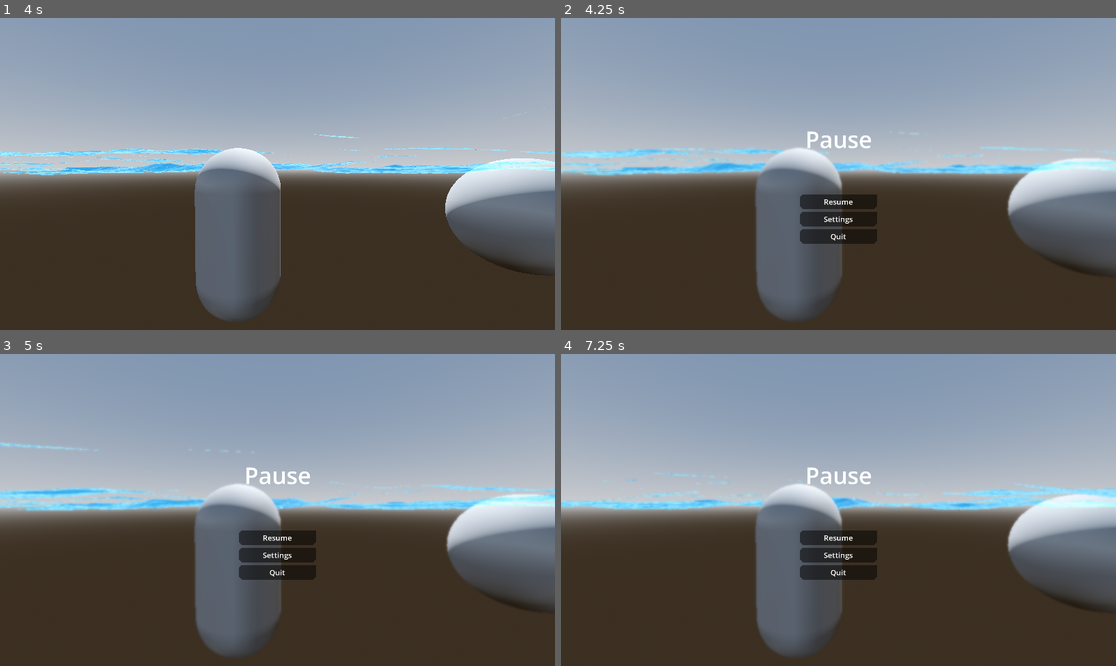
Above: before the commit, frames 1-4 (two rows, left to right).
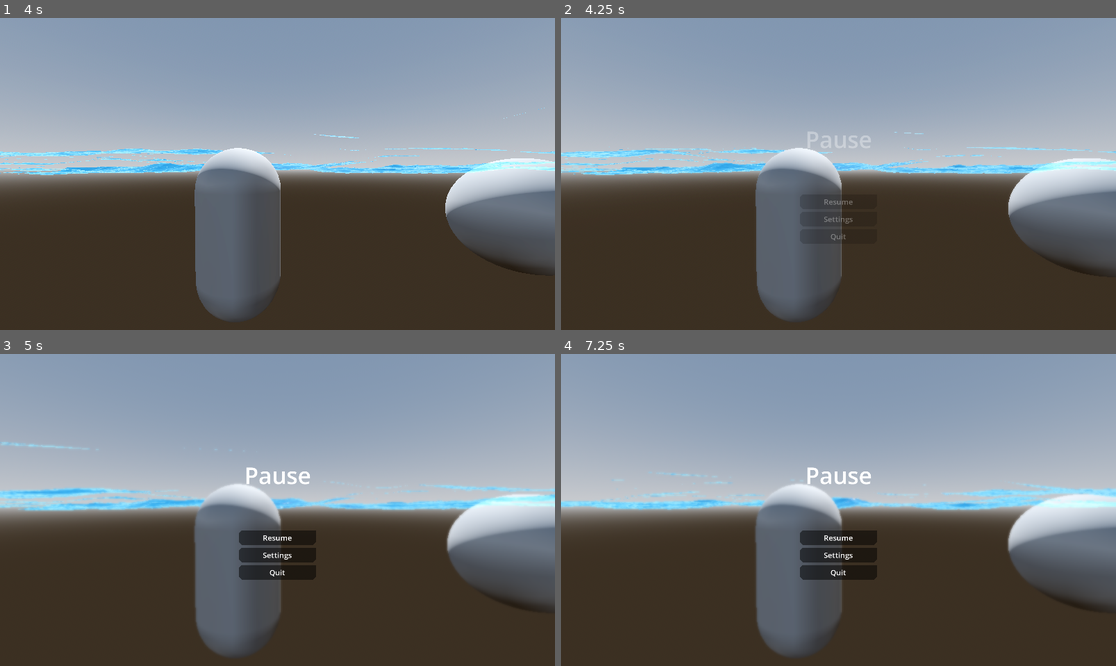
Above: after the commit, the same moments.

Repository: Mich-Dich/water_world_game
Game: Godot game, scene res://scene/000.tscn
The game is run twice, just before and just after one commit, with the same random seed, the same clock (stepped at 60 frames per second) and the same inputs.
Inputs (mouse positions are in pixels of both pictures, inside the frame that each line leads up to):
- Up to frame 1 (4 s): move the mouse to (305, 174) at 0.52 s; hold W (move_forward) from 0.53 s (still down); move the mouse to (249, 174) at 1.27 s; move the mouse to (288, 167) at 2.02 s; move the mouse to (271, 180) at 2.77 s; move the mouse to (316, 177) at 3.52 s
- Up to frame 2 (4.25 s): keep holding W (move_forward); tap Escape (escape) at 4.15 s
- Up to frame 3 (5 s): move the mouse to (111, 463) at 4.27 s; release W (move_forward) at 4.28 s; hold A (move_left) from 4.28 s (still down)
- Up to frame 4 (7.25 s): move the mouse to (866, 510) at 5.02 s; release A (move_left) at 5.03 s; hold S (move_back) 5.03-5.78 s; move the mouse to (755, 432) at 5.77 s; hold D (move_right) 5.78-6.53 s; move the mouse to (960, 494) at 6.52 s; hold W (move_forward) from 6.53 s (still down)

Frame 1 is identical in both runs. In frame 2, 1.9% of the frame differs, in the area x 0-100%, y 36-83%; in frame 3, less than 0.1%; in frame 4, less than 0.1%.

Commit message:
fix pause menu fadein

Diff:
--- a/scene/menu/pause.gd
+++ b/scene/menu/pause.gd
@@ -7,8 +7,10 @@
 # Called when the node enters the scene tree for the first time.
 func _ready() -> void:
 	process_mode = PROCESS_MODE_WHEN_PAUSED
+	animator.process_mode = PROCESS_MODE_WHEN_PAUSED
 	bu_resume.pressed.connect(resume)
 	bu_quit.pressed.connect(get_tree().quit)
+	animator.animation_started.connect(func(name): print("Animation started: ", name))
 
 
 # Called every frame. 'delta' is the elapsed time since the previous frame.
@@ -25,8 +27,18 @@
 
 
 func pause():
+	self.show()
 	animator.play("show")
-	self.show()
-	get_tree().paused = true;
+
+	# Debug: print the animation position over time
+	for i in range(10):
+		await get_tree().process_frame
+		print("Animation time: ", animator.current_animation_position)
+		if i == 0:
+			get_tree().paused = true   # pause after first frame
+			break
+
+	await get_tree().process_frame   # Wait one frame so the animation can start
+	get_tree().paused = true
 	Input.set_mouse_mode(Input.MOUSE_MODE_VISIBLE)
 	print("Pausing Game")
--- a/scene/menu/pause.tscn
+++ b/scene/menu/pause.tscn
@@ -16,36 +16,36 @@
 
 [sub_resource type="StyleBoxEmpty" id="StyleBoxEmpty_06t71"]
 
-[sub_resource type="Animation" id="Animation_6k3ii"]
+[sub_resource type="Animation" id="Animation_rruo0"]
 length = 0.001
 tracks/0/type = "value"
 tracks/0/imported = false
 tracks/0/enabled = true
-tracks/0/path = NodePath("ColorRect/Label:modulate")
+tracks/0/path = NodePath("Label:modulate")
 tracks/0/interp = 1
 tracks/0/loop_wrap = true
 tracks/0/keys = {
 "times": PackedFloat32Array(0),
 "transitions": PackedFloat32Array(1),
 "update": 0,
-"values": [Color(1, 1, 1, 1)]
+"values": [Color(1, 1, 1, 0)]
 }
 tracks/1/type = "value"
 tracks/1/imported = false
 tracks/1/enabled = true
-tracks/1/path = NodePath("ColorRect/VBoxContainer:modulate")
+tracks/1/path = NodePath("VBoxContainer:modulate")
 tracks/1/interp = 1
 tracks/1/loop_wrap = true
 tracks/1/keys = {
 "times": PackedFloat32Array(0),
 "transitions": PackedFloat32Array(1),
 "update": 0,
-"values": [Color(1, 1, 1, 1)]
+"values": [Color(1, 1, 1, 0)]
 }
 tracks/2/type = "value"
 tracks/2/imported = false
 tracks/2/enabled = true
-tracks/2/path = NodePath("ColorRect:material:shader_parameter/lod")
+tracks/2/path = NodePath(".:material:shader_parameter/lod")
 tracks/2/interp = 1
 tracks/2/loop_wrap = true
 tracks/2/keys = {
@@ -55,25 +55,24 @@
 "values": [0.800000038]
 }
 
-[sub_resource type="Animation" id="Animation_rruo0"]
+[sub_resource type="Animation" id="Animation_1qm2k"]
 resource_name = "hide"
-length = 0.001
 tracks/0/type = "value"
 tracks/0/imported = false
 tracks/0/enabled = true
-tracks/0/path = NodePath("ColorRect:material:shader_parameter/lod")
+tracks/0/path = NodePath("VBoxContainer:modulate")
 tracks/0/interp = 1
 tracks/0/loop_wrap = true
 tracks/0/keys = {
 "times": PackedFloat32Array(0),
 "transitions": PackedFloat32Array(1),
 "update": 0,
-"values": [0.0]
+"values": [Color(1, 1, 1, 0)]
 }
 tracks/1/type = "value"
 tracks/1/imported = false
 tracks/1/enabled = true
-tracks/1/path = NodePath("ColorRect/VBoxContainer:modulate")
+tracks/1/path = NodePath("Label:modulate")
 tracks/1/interp = 1
 tracks/1/loop_wrap = true
 tracks/1/keys = {
@@ -85,27 +84,27 @@
 tracks/2/type = "value"
 tracks/2/imported = false
 tracks/2/enabled = true
-tracks/2/path = NodePath("ColorRect/Label:modulate")
+tracks/2/path = NodePath(".:material:shader_parameter/lod")
 tracks/2/interp = 1
 tracks/2/loop_wrap = true
 tracks/2/keys = {
 "times": PackedFloat32Array(0),
 "transitions": PackedFloat32Array(1),
 "update": 0,
-"values": [Color(1, 1, 1, 0)]
-}
-
-[sub_resource type="Animation" id="Animation_1qm2k"]
+"values": [0.0]
+}
+
+[sub_resource type="Animation" id="Animation_6k3ii"]
 resource_name = "show"
 length = 0.2
 tracks/0/type = "value"
 tracks/0/imported = false
 tracks/0/enabled = true
-tracks/0/path = NodePath("ColorRect/Label:modulate")
+tracks/0/path = NodePath("Label:modulate")
 tracks/0/interp = 1
 tracks/0/loop_wrap = true
 tracks/0/keys = {
-"times": PackedFloat32Array(0, 0.2),
+"times": PackedFloat32Array(0, 0.19999999),
 "transitions": PackedFloat32Array(1, 1),
 "update": 0,
 "values": [Color(1, 1, 1, 0), Color(1, 1, 1, 1)]
@@ -113,11 +112,11 @@
 tracks/1/type = "value"
 tracks/1/imported = false
 tracks/1/enabled = true
-tracks/1/path = NodePath("ColorRect/VBoxContainer:modulate")
+tracks/1/path = NodePath("VBoxContainer:modulate")
 tracks/1/interp = 1
 tracks/1/loop_wrap = true
 tracks/1/keys = {
-"times": PackedFloat32Array(0, 0.2),
+"times": PackedFloat32Array(0, 0.19999999),
 "transitions": PackedFloat32Array(1, 1),
 "update": 0,
 "values": [Color(1, 1, 1, 0), Color(1, 1, 1, 1)]
@@ -125,7 +124,7 @@
 tracks/2/type = "value"
 tracks/2/imported = false
 tracks/2/enabled = true
-tracks/2/path = NodePath("ColorRect:material:shader_parameter/lod")
+tracks/2/path = NodePath(".:material:shader_parameter/lod")
 tracks/2/interp = 1
 tracks/2/loop_wrap = true
 tracks/2/keys = {
@@ -135,11 +134,11 @@
 "values": [0.0, 0.800000038]
 }
 
-[sub_resource type="AnimationLibrary" id="AnimationLibrary_e8k4d"]
+[sub_resource type="AnimationLibrary" id="AnimationLibrary_rruo0"]
 _data = {
-&"RESET": SubResource("Animation_6k3ii"),
-&"hide": SubResource("Animation_rruo0"),
-&"show": SubResource("Animation_1qm2k")
+&"RESET": SubResource("Animation_rruo0"),
+&"hide": SubResource("Animation_1qm2k"),
+&"show": SubResource("Animation_6k3ii")
 }
 
 [node name="ColorRect" type="ColorRect" unique_id=120024327]
@@ -152,6 +151,7 @@
 script = ExtResource("1_0ta5q")
 
 [node name="VBoxContainer" type="VBoxContainer" parent="." unique_id=1675128364]
+modulate = Color(1, 1, 1, 0)
 layout_mode = 1
 anchors_preset = 8
 anchor_left = 0.5
@@ -204,6 +204,7 @@
 text = "Quit"
 
 [node name="Label" type="Label" parent="." unique_id=2143945759]
+modulate = Color(1, 1, 1, 0)
 layout_mode = 1
 anchors_preset = 8
 anchor_left = 0.5
@@ -219,6 +220,5 @@
 theme_override_font_sizes/font_size = 80
 text = "Pause"
 
-[node name="AnimationPlayer" type="AnimationPlayer" parent="." unique_id=496606913]
-root_node = NodePath("../..")
-libraries/ = SubResource("AnimationLibrary_e8k4d")
+[node name="AnimationPlayer" type="AnimationPlayer" parent="." unique_id=1152276724]
+libraries/ = SubResource("AnimationLibrary_rruo0")
